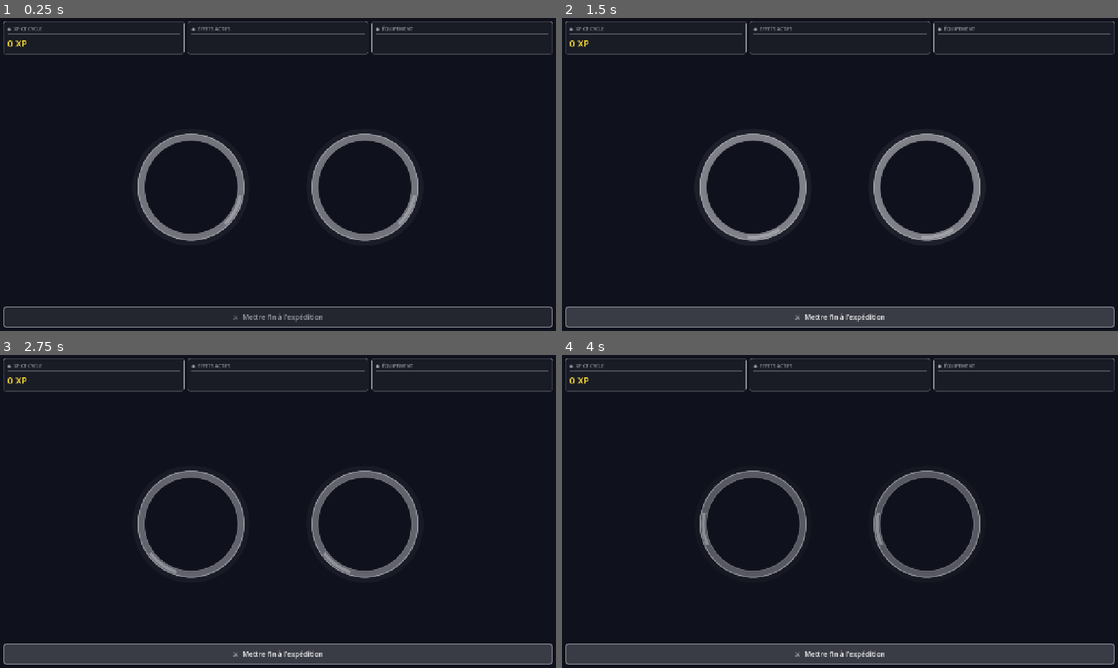
Above: before the commit, frames 1-4 (two rows, left to right).
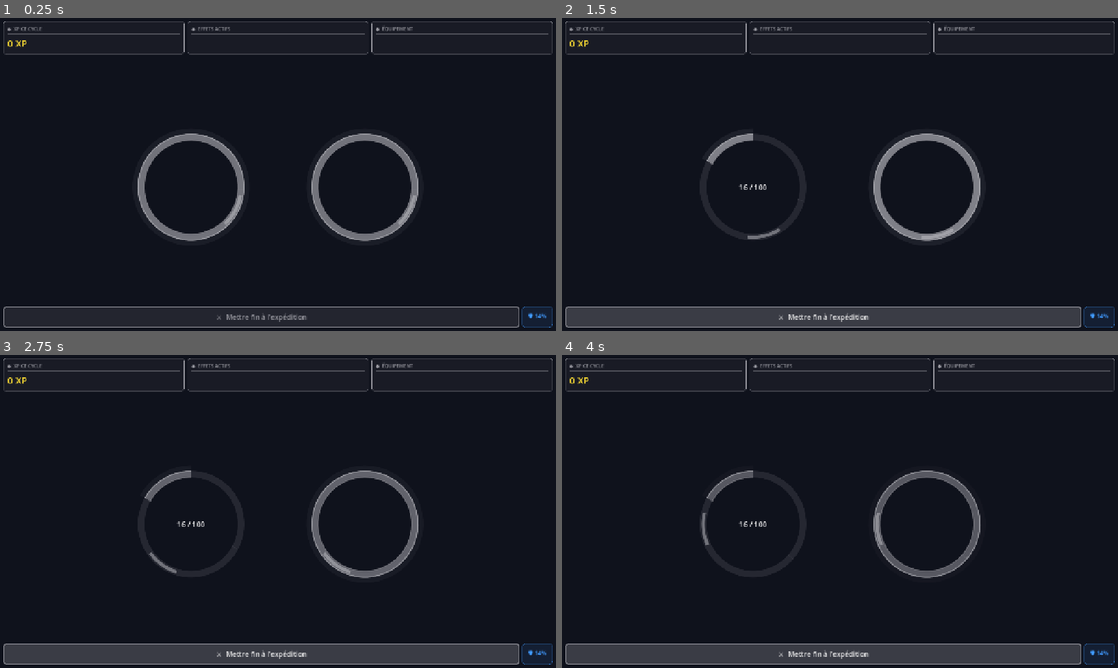
Above: after the commit, the same moments.

Repository: Rhend/Reliquary
Game: Godot game, scene res://scenes/combat/CombatScene.tscn
The game is run twice, just before and just after one commit, with the same random seed, the same clock (stepped at 60 frames per second) and the same inputs. This scene is started directly instead of the project's main scene.
Inputs (mouse positions are in pixels of both pictures, inside the frame that each line leads up to):
- Up to frame 1 (0.25 s): no input
- Up to frame 2 (1.5 s): click (1101, 318) at 0.5 s, where only the run after the commit has a clickable "🛡 14%"; click "⚔ Mettre fin à l'expédition" at 1.25 s
- Up to frame 3 (2.75 s): click "⚔ Mettre fin à l'expédition" at 2 s
- Up to frame 4 (4 s): click (1101, 655) at 2.75 s, where only the run after the commit has a clickable "🛡 14%"; click "⚔ Mettre fin à l'expédition" at 3.5 s

The runs differ from the first frame. In frame 1, 0.3% of the frame differs, in the area x 39-100%, y 92-99%; in frame 2, 1.8%, in the area x 24-100%, y 36-99%; in frame 3, 1.8%; in frame 4, 1.8%.

Commit message:
debug: bouton 14% HP dans le footer combat pour tester le bouclier
Co-Authored-By: Claude Sonnet 4.6 <noreply@anthropic.com>

Diff:
--- a/scripts/combat/CombatScene.gd
+++ b/scripts/combat/CombatScene.gd
@@ -108,7 +108,10 @@
 func _build_footer() -> Control:
 	var tcolor := _hero_tier_color()
 
-	var m := UIHelpers.margin_of(8)
+	var m    := UIHelpers.margin_of(8)
+	var hbox := HBoxContainer.new()
+	hbox.add_theme_constant_override("separation", 6)
+	m.add_child(hbox)
 
 	_flee_btn = Button.new()
 	_flee_btn.text                   = "⚔  Mettre fin à l'expédition"
@@ -119,8 +122,24 @@
 	_flee_btn.add_theme_stylebox_override("normal", UIHelpers.card_style(tcolor, 0.14, 1.0, 2, 6))
 	_flee_btn.add_theme_stylebox_override("hover",  UIHelpers.card_style(tcolor, 0.30, 1.0, 2, 6))
 	_flee_btn.pressed.connect(_on_flee_pressed)
-	m.add_child(_flee_btn)
+	hbox.add_child(_flee_btn)
+
+	var dbg := Button.new()
+	dbg.text                = "🛡 14%"
+	dbg.custom_minimum_size = Vector2(70, 48)
+	dbg.add_theme_font_size_override("font_size", 13)
+	dbg.add_theme_color_override("font_color", Color(0.25, 0.60, 1.0))
+	dbg.add_theme_stylebox_override("normal", UIHelpers.card_style(Color(0.25, 0.60, 1.0), 0.10, 0.60, 1, 6))
+	dbg.add_theme_stylebox_override("hover",  UIHelpers.card_style(Color(0.25, 0.60, 1.0), 0.25, 1.00, 1, 6))
+	dbg.pressed.connect(_debug_set_hp_14pct)
+	hbox.add_child(dbg)
+
 	return m
+
+func _debug_set_hp_14pct() -> void:
+	var max_hp := AdventureSystem.get_max_hp()
+	AdventureSystem.current_hp = max_hp * 0.14
+	_hero_circle.update_hp(AdventureSystem.current_hp)
 
 # ── Info bar : XP | Effets actifs | Équipement ─────────────
 
